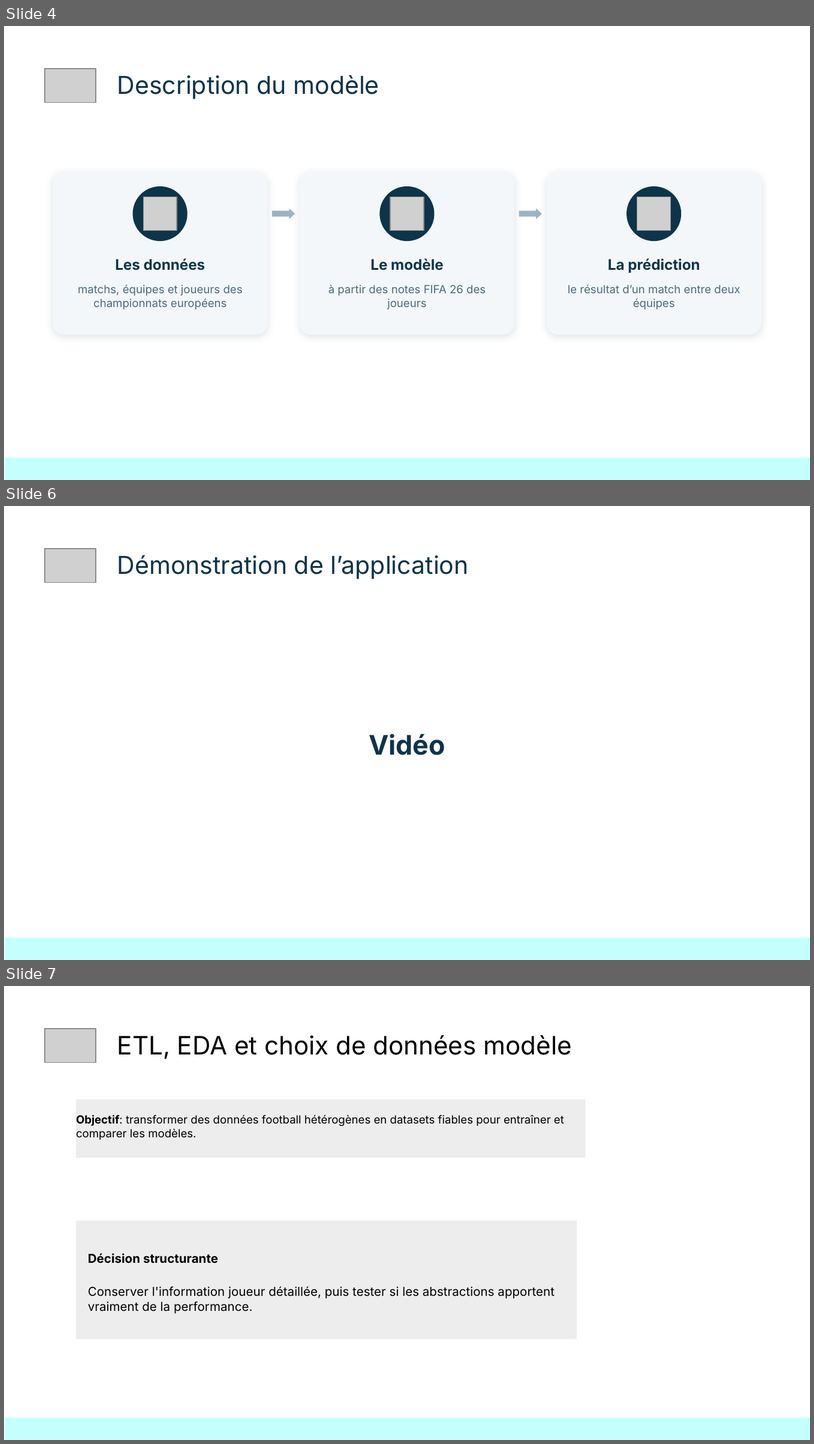
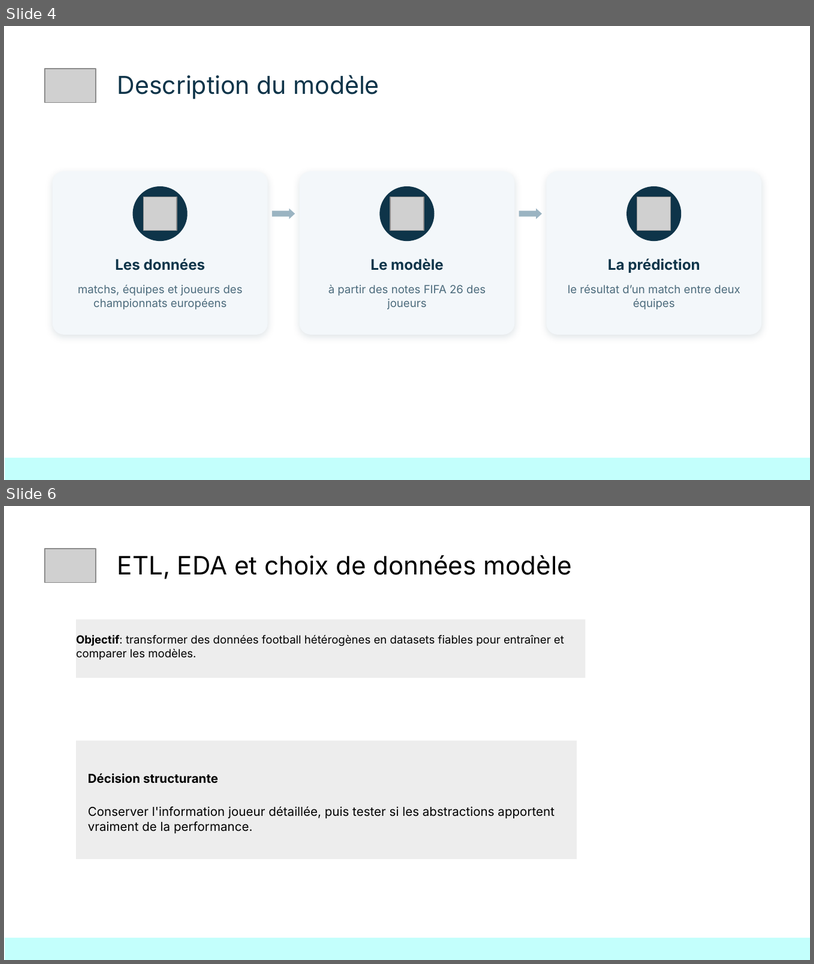
Before and after one commit to kinpintouche-star/football-predictor, a slide deck: docs/FootballPredictorDemoDay20260803.pptx. Shown one above the other, each under a label of ours: slides 4, 6 and 7 before the commit, slides 4 and 6 after it; the slides between them are not shown. The pictures are 814x1444 and 814x964 pixels, drawn with LibreOffice and Linux fonts; fonts in the diff are those of the drawing; grey boxes stand for pictures; background and template pictures are left out. Boxes give left, top, right and bottom in pixels: in the first picture for what was removed or moved away, otherwise in the second. Text is boxed around its words. In the diff, an @@ line names an element or a change of style, - is before the commit and + after.

```diff
--- a/docs/FootballPredictorDemoDay20260803.pptx
+++ b/docs/FootballPredictorDemoDay20260803.pptx
@@ slide 6 removed at [4,506,810,960], background #FFFFFF @@
@@ picture removed at [45,549,96,583] @@
@@ title removed at [117,555,468,579] @@
-Démonstration de l’application
@@ text removed at [369,733,446,755] @@
-Vidéo
@@ rectangle removed at [5,937,810,959] @@
@@ what was slide 7 is now slide 6 @@
```
Also in this commit, not shown: 2 slides changed.
